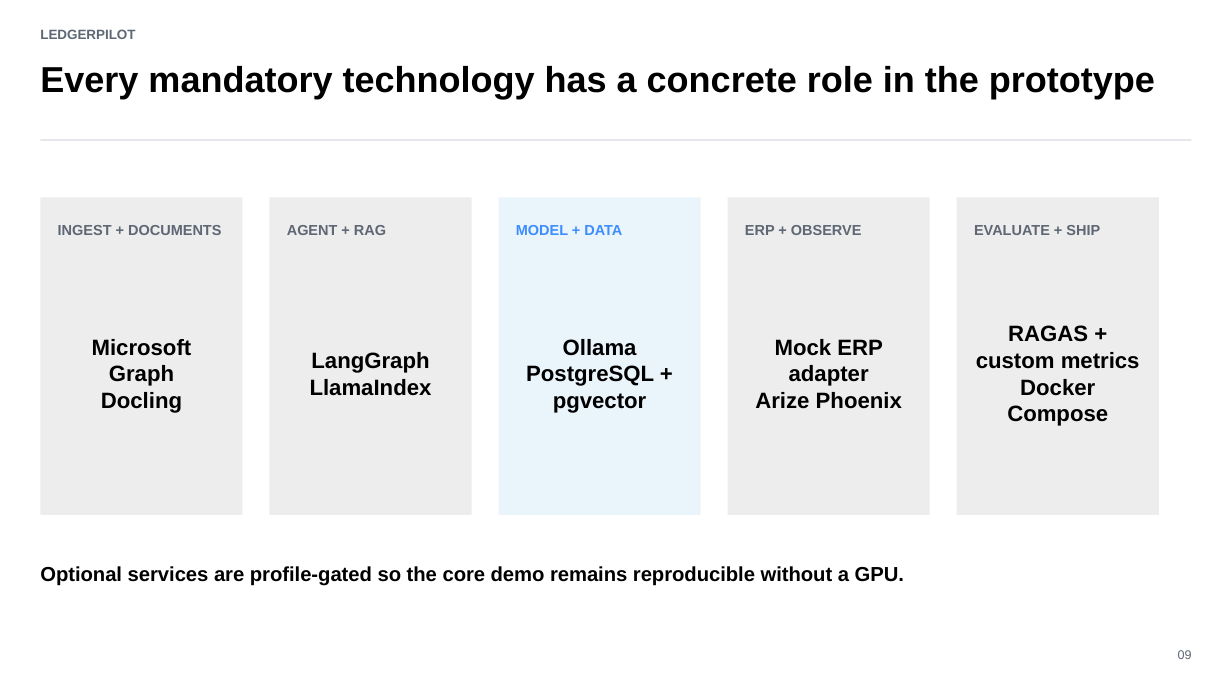
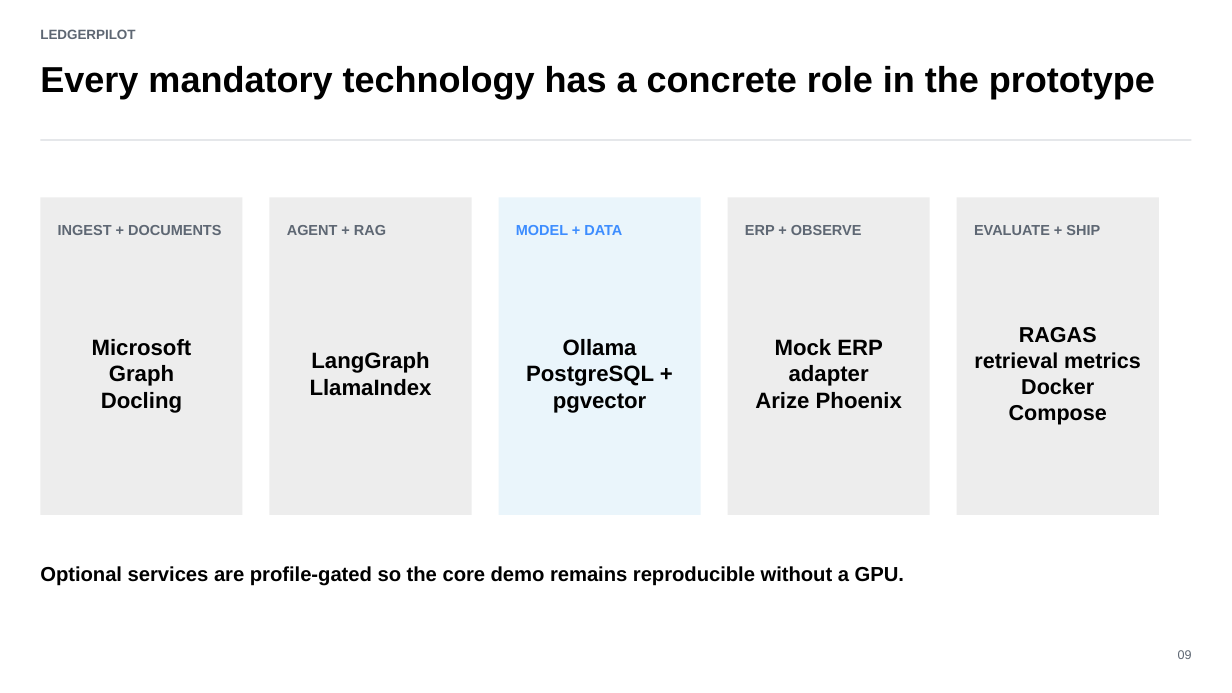
Before and after one commit to saifs1315/Agentic-Invoice-to-Payment, a slide deck: slide 9 of presentation/LedgerPilot_Assignment_Deck.pptx. Drawn at 1232x693 pixels with LibreOffice and Linux fonts; fonts in the diff are those of the drawing. Boxes give left, top, right and bottom in pixels: in the first picture for what was removed or moved away, otherwise in the second. Text is boxed around its words. In the diff, an @@ line names an element or a change of style, - is before the commit and + after.

```diff
--- a/presentation/LedgerPilot_Assignment_Deck.pptx
+++ b/presentation/LedgerPilot_Assignment_Deck.pptx
@@ text at [974,327,1141,369]: text changed; size 17.2 to 16.9 pt @@
-RAGAS + custom metrics
+RAGAS retrieval metrics
@@ text at [1009,378,1107,425]: size 17.2 to 16.9 pt in "Docker Compose" @@
```
Also in this commit, not shown: 4 other slides changed, 33 other files.
